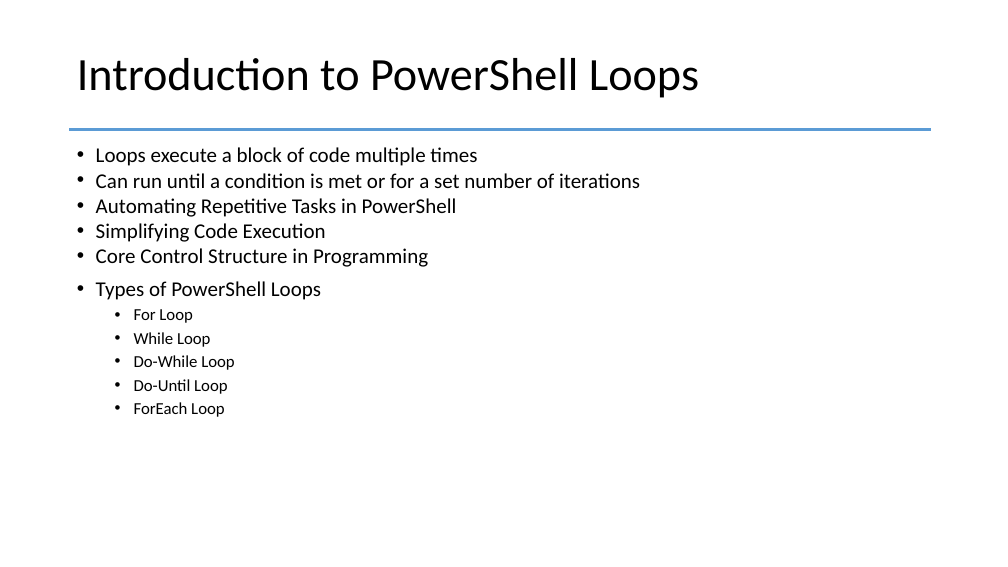
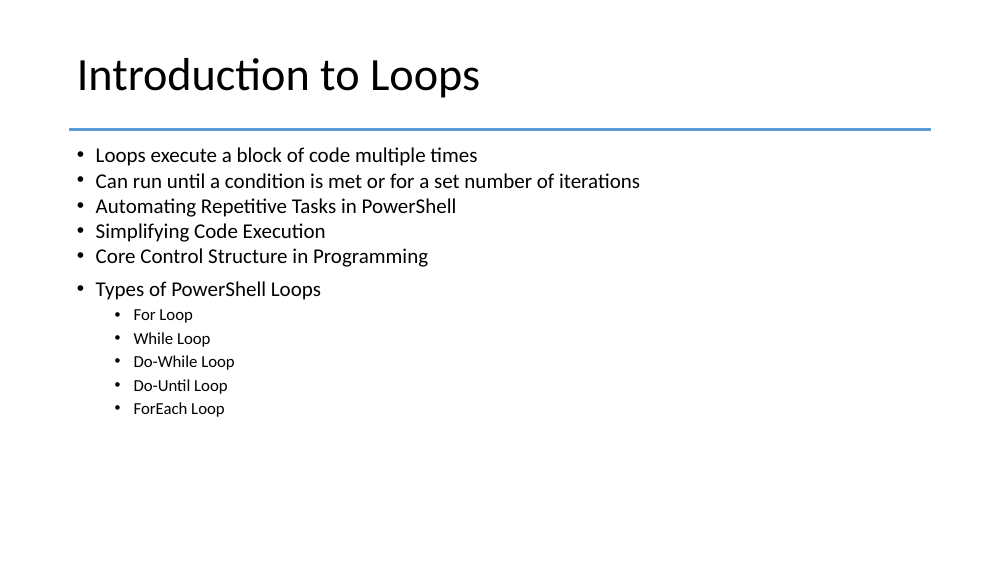
Before and after one commit to PSRITPro/my-learning-journal, a slide deck: slide 2 of PowerShell/Day11-Loops/PowerShell.pptx. Drawn at 1008x567 pixels with LibreOffice and Linux fonts; fonts in the diff are those of the drawing. Boxes give left, top, right and bottom in pixels: in the first picture for what was removed or moved away, otherwise in the second. Text is boxed around its words. In the diff, an @@ line names an element or a change of style, - is before the commit and + after.

```diff
--- a/PowerShell/Day11-Loops/PowerShell.pptx
+++ b/PowerShell/Day11-Loops/PowerShell.pptx
@@ title at <box>77,58,480,98</box>: text changed @@
-Introduction to PowerShell Loops
+Introduction to Loops
```
Also in this commit, not shown: 2 other slides changed, 1 slide added, 1 other file.
